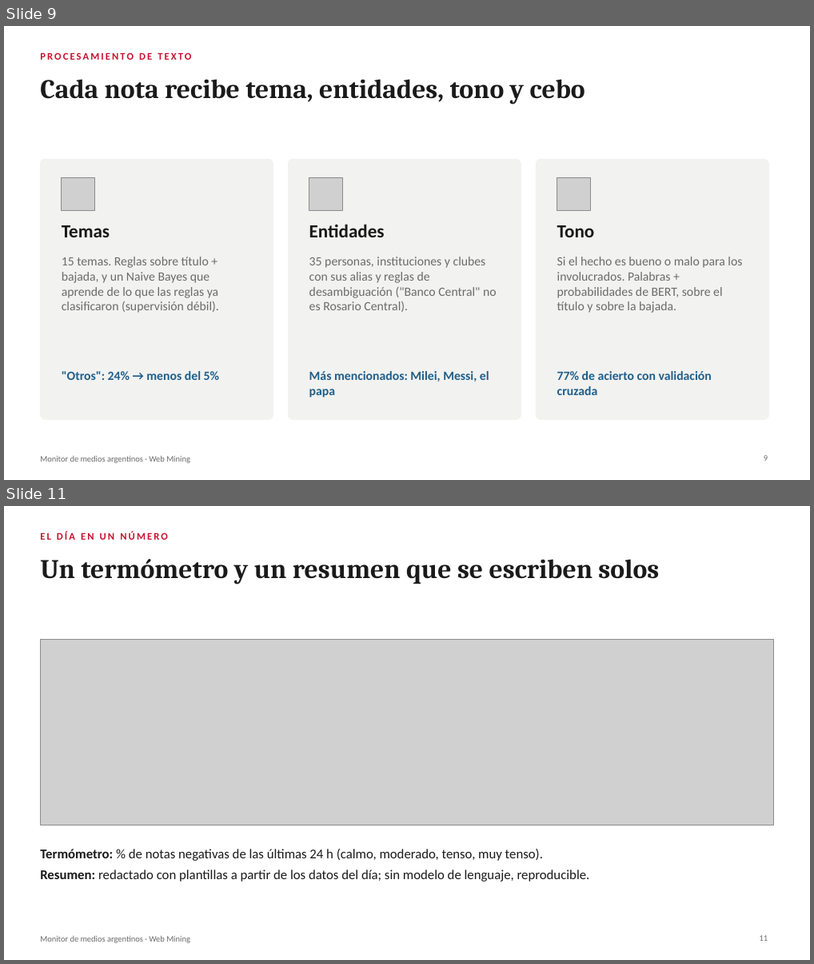
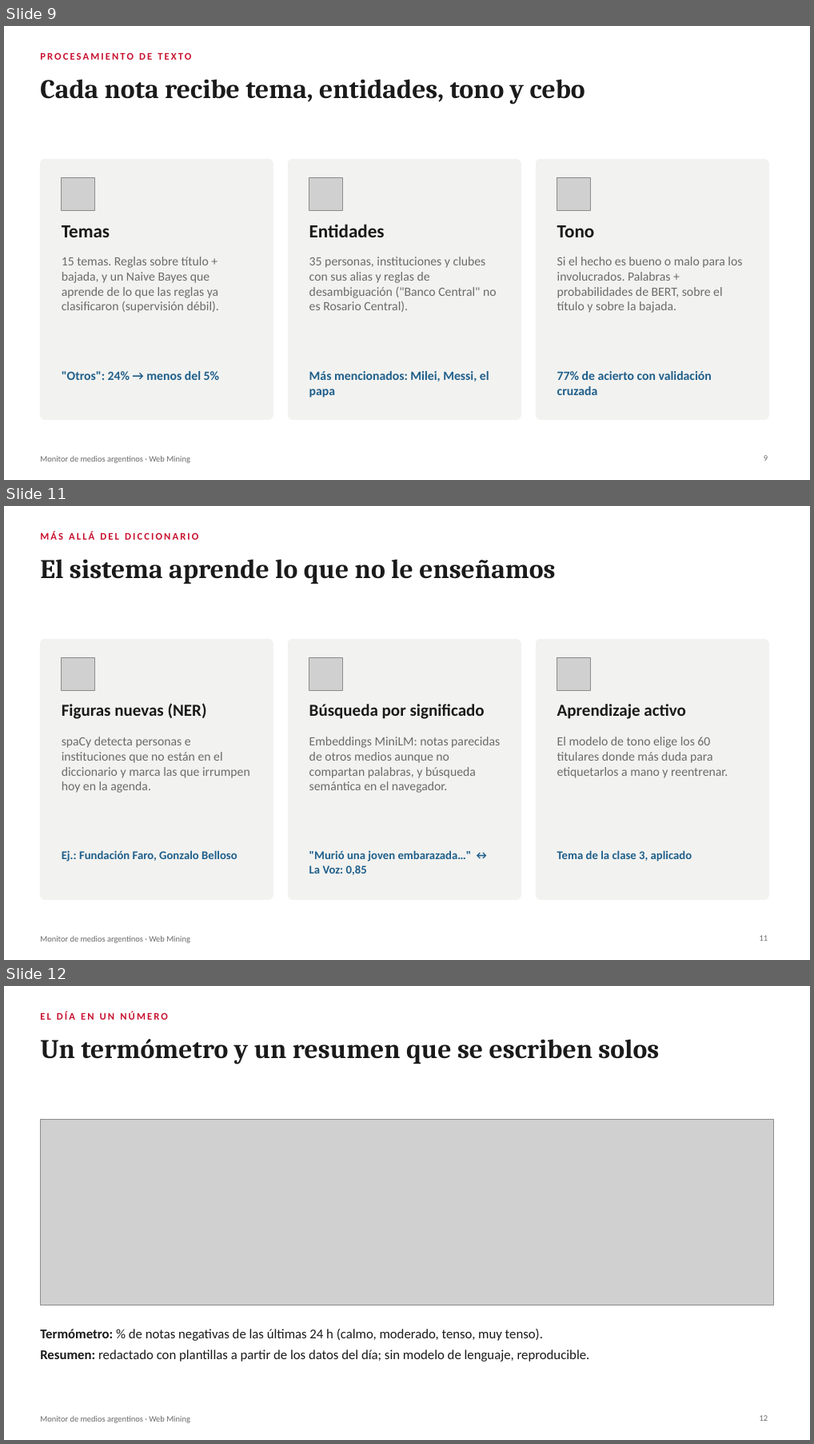
Before and after one commit to miguegarrone-blip/Web-Mining, a slide deck: docs/presentacion-tp.pptx. Shown one above the other, each under a label of ours: slides 9 and 11 before the commit, slides 9, 11 and 12 after it; the slides between them are not shown. The pictures are 814x964 and 814x1444 pixels, drawn with LibreOffice and Linux fonts; fonts in the diff are those of the drawing; grey boxes stand for pictures. Boxes give left, top, right and bottom in pixels: in the first picture for what was removed or moved away, otherwise in the second. Text is boxed around its words. In the diff, an @@ line names an element or a change of style, - is before the commit and + after.

```diff
--- a/docs/presentacion-tp.pptx
+++ b/docs/presentacion-tp.pptx
@@ slide 11 added at box(4, 506, 810, 960), background #FFFFFF; not listed: 1 template element that a slide beside it also shows @@
@@ text added at box(40, 532, 198, 540), 12 pt, text #C8102E, bold @@
+MÁS ALLÁ DEL DICCIONARIO
@@ title added at box(40, 559, 555, 584), 32 pt, text #1A1A1A, bold @@
+El sistema aprende lo que no le enseñamos
@@ rounded rectangle added at box(40, 639, 274, 900), fill #F2F2F0, outline #F2F2F0 1 pt @@
@@ rounded rectangle added at box(288, 639, 522, 900), fill #F2F2F0, outline #F2F2F0 1 pt @@
@@ rounded rectangle added at box(536, 639, 770, 900), fill #F2F2F0, outline #F2F2F0 1 pt @@
@@ picture added at box(62, 657, 94, 691) @@
@@ picture added at box(310, 657, 342, 691) @@
@@ picture added at box(558, 657, 591, 691) @@
@@ text added at box(62, 703, 207, 719), 20 pt, text #1A1A1A, bold @@
+Figuras nuevas (NER)
@@ text added at box(310, 704, 485, 719), 20 pt, text #1A1A1A, bold @@
+Búsqueda por significado
@@ text added at box(558, 704, 686, 719), 20 pt, text #1A1A1A, bold @@
+Aprendizaje activo
@@ text added at box(62, 736, 250, 792), 15 pt, text #6B6B6B @@
+spaCy detecta personas e instituciones que no están en el diccionario y marca las que irrumpen hoy en la agenda.
@@ text added at box(310, 736, 500, 792), 15 pt, text #6B6B6B @@
+Embeddings MiniLM: notas parecidas de otros medios aunque no compartan palabras, y búsqueda semántica en el navegador.
@@ text added at box(558, 736, 728, 778), 15 pt, text #6B6B6B @@
+El modelo de tono elige los 60 titulares donde más duda para etiquetarlos a mano y reentrenar.
@@ text added at box(62, 850, 238, 861), 14 pt, text #1F5F8B, bold @@
+Ej.: Fundación Faro, Gonzalo Belloso
@@ text added at box(310, 850, 472, 875), 14 pt, text #1F5F8B, bold @@
+"Murió una joven embarazada…" ↔ La Voz: 0,85
@@ text added at box(558, 850, 693, 861), 14 pt, text #1F5F8B, bold @@
+Tema de la clase 3, aplicado
@@ page number added at box(760, 935, 769, 940), 10 pt, text #6B6B6B @@
+11
@@ what was slide 11 is now slide 12 @@
```
Also in this commit, not shown: 6 slides changed, 5 other files.
